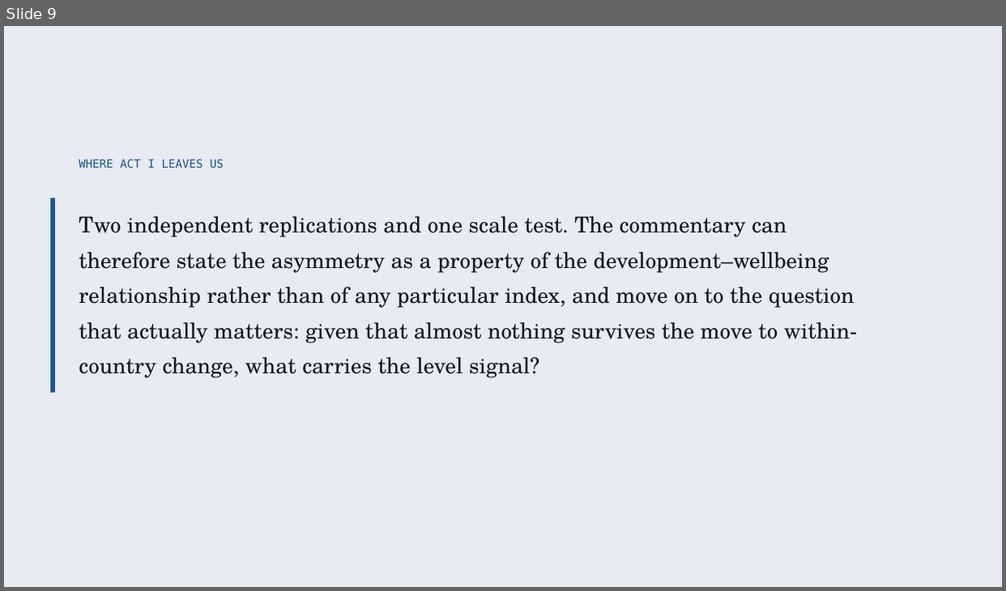
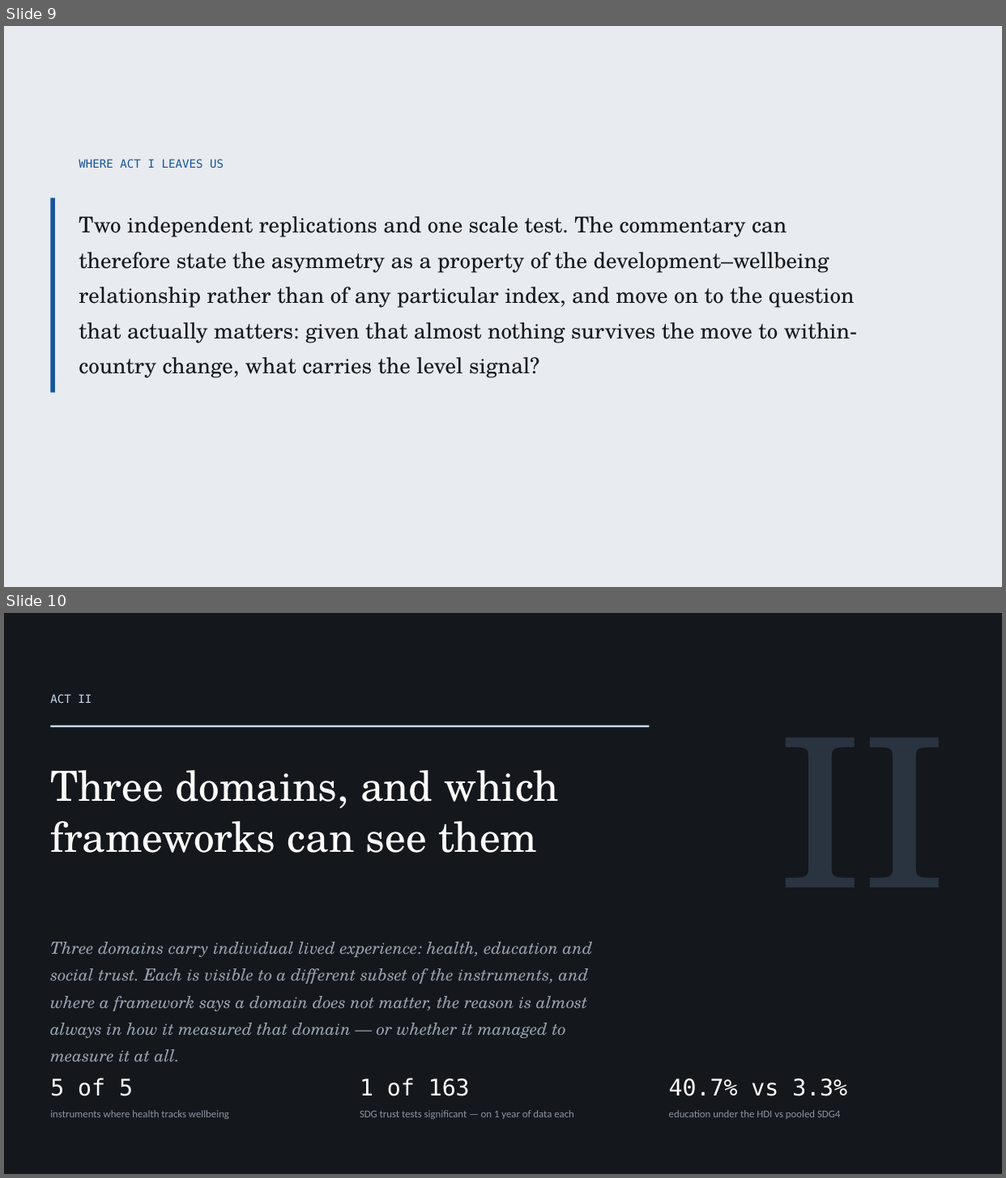
Before and after one commit to cwejnert/HDI-Happiness, a slide deck: deck/Measured_Where_It_Varies.pptx. Shown one above the other, each under a label of ours: slide 9 before the commit, slides 9 and 10 after it. The pictures are 1006x591 and 1006x1178 pixels, drawn with LibreOffice and Linux fonts; fonts in the diff are those of the drawing. Boxes give left, top, right and bottom in pixels: in the first picture for what was removed or moved away, otherwise in the second. Text is boxed around its words. In the diff, an @@ line names an element or a change of style, - is before the commit and + after.

```diff
--- a/deck/Measured_Where_It_Varies.pptx
+++ b/deck/Measured_Where_It_Varies.pptx
@@ slide 10 added at bbox=[4, 613, 1002, 1174], background #14171C @@
@@ text added at bbox=[50, 694, 91, 703], 11 pt, text #C9D8EC @@
+ACT II
@@ rectangle added at bbox=[50, 726, 650, 727], fill #C9D8EC @@
@@ text added at bbox=[50, 770, 559, 853], 40 pt, text #FCFCFB @@
+Three domains, and which frameworks can see them
@@ text added at bbox=[50, 942, 593, 1062], 16 pt, text #9AA4B0, italic @@
+Three domains carry individual lived experience: health, education and social trust. Each is visible to a different subset of the instruments, and where a framework says a domain does not matter, the reason is almost always in how it measured that domain — or whether it managed to measure it at all.
@@ text added at bbox=[50, 1078, 229, 1119], 10 pt, text #8A94A0 @@
+5 of 5
+instruments where health tracks wellbeing
@@ text added at bbox=[360, 1078, 574, 1119], 10 pt, text #8A94A0 @@
+1 of 163
+SDG trust tests significant — on 1 year of data each
@@ text added at bbox=[669, 1079, 847, 1119], 10 pt, text #8A94A0 @@
+40.7% vs 3.3%
+education under the HDI vs pooled SDG4
```
Also in this commit, not shown: 3 slides changed, 3 other slides added, 1 slide removed, 4 other files.
